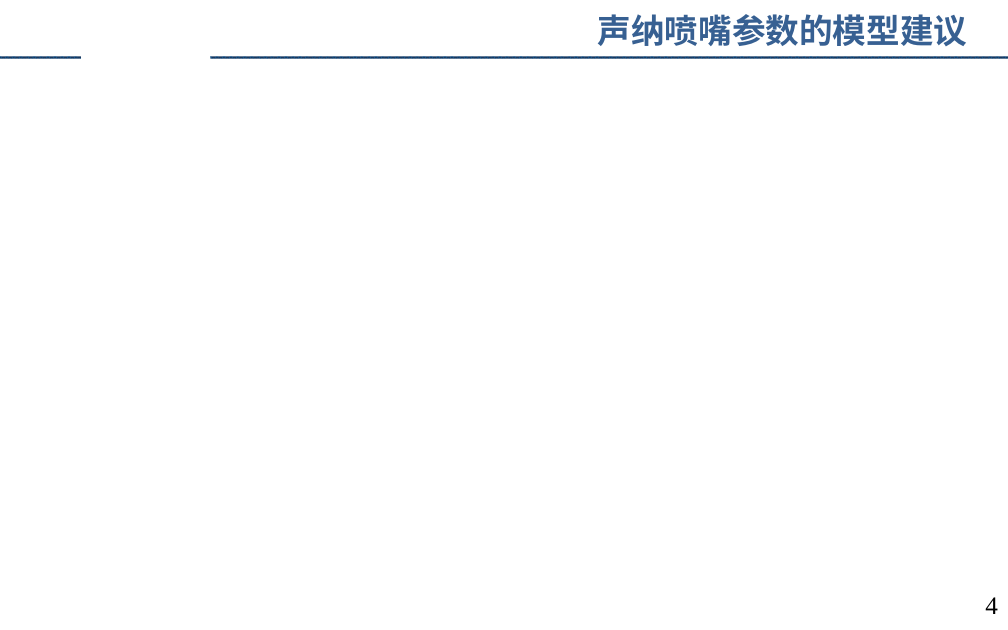
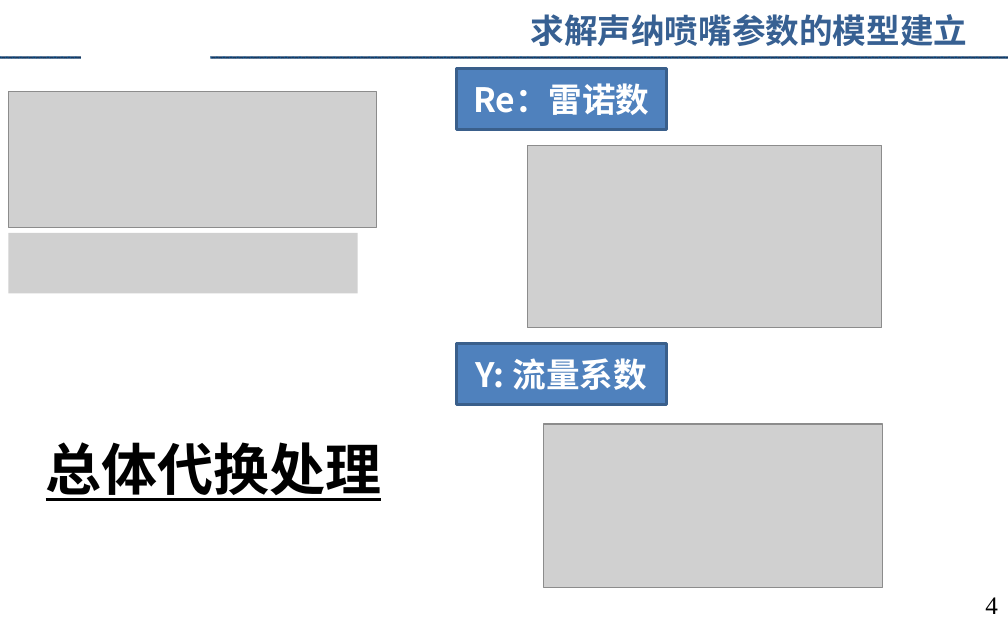
Before and after one commit to augusto-13/ErrorTheory_discussion_ppt, a slide deck: slide 4 of 2023-4-9.pptx. Drawn at 1008x630 pixels with LibreOffice and Linux fonts; fonts in the diff are those of the drawing; grey boxes stand for pictures; background and template pictures are left out. Boxes give left, top, right and bottom in pixels: in the first picture for what was removed or moved away, otherwise in the second. Text is boxed around its words. In the diff, an @@ line names an element or a change of style, - is before the commit and + after.

```diff
--- a/2023-4-9.pptx
+++ b/2023-4-9.pptx
@@ text at box(531, 14, 968, 46): text changed @@
-声纳喷嘴参数的模型建议
+求解声纳喷嘴参数的模型建立
@@ wave added at box(457, 69, 666, 129), fill #4F81BD, outline #3A5F8C 2 pt, 24 pt, text #FFFFFF, bold @@
+Re：雷诺数
@@ picture added at box(8, 92, 376, 228) @@
@@ picture added at box(527, 145, 882, 328) @@
@@ picture added at box(8, 233, 357, 293) @@
@@ wave added at box(457, 344, 666, 404), fill #4F81BD, outline #3A5F8C 2 pt, 24 pt, text #FFFFFF, bold @@
+Y: 流量系数
@@ text added at box(46, 442, 382, 501), 40 pt, text #000000, bold, underline @@
+总体代换处理
@@ picture added at box(543, 424, 882, 588) @@
```
Also in this commit, not shown: 2 other slides changed, 6 slides added.
